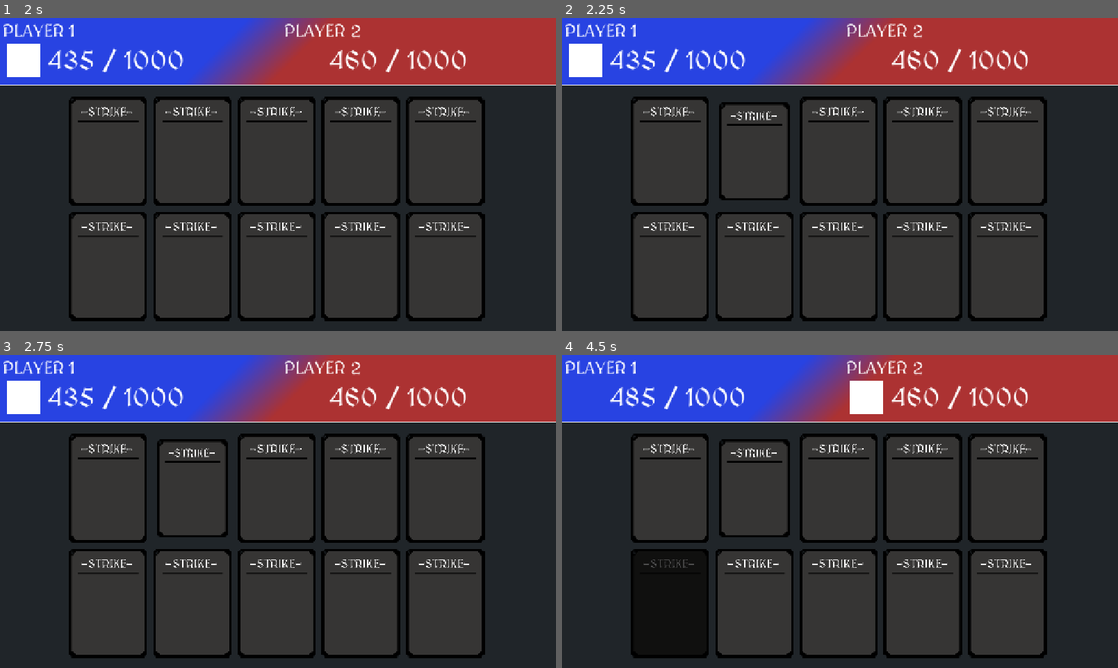
Above: before the commit, frames 1-4 (two rows, left to right).
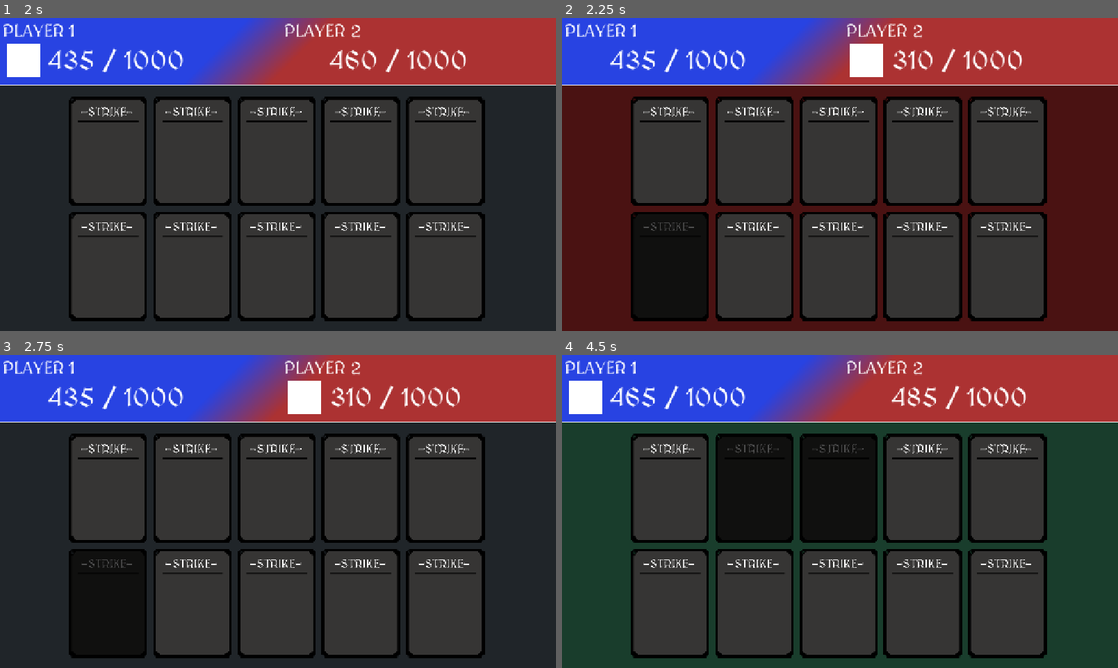
Above: after the commit, the same moments.

Repository: d3V-E/PVP
Game: Godot game, scene res://scenes/main_game.tscn
The game is run twice, just before and just after one commit, with the same random seed, the same clock (stepped at 60 frames per second) and the same inputs.
Inputs (mouse positions are in pixels of both pictures, inside the frame that each line leads up to):
- Up to frame 1 (2 s): click (105, 152) at 0.5 s; click (105, 265) at 1.25 s
- Up to frame 2 (2.25 s): click (756, 152) at 2 s
- Up to frame 3 (2.75 s): no input
- Up to frame 4 (4.5 s): click (756, 602) at 2.75 s; click (840, 489) at 3.5 s; click (840, 602) at 4.25 s

Frame 1 is identical in both runs. In frame 2, 37% of the frame differs, in the area x 0-100%, y 8-100%; in frame 3, 7.7%; in frame 4, 15%.
Error before the commit: Invalid type in function 'tween_property' in base 'Tween'. Cannot convert argument 1 from int to Object. (res://scripts/main_game.gd:234)

Commit message:
Update 5

Diff:
--- a/scenes/main_game.tscn
+++ b/scenes/main_game.tscn
@@ -168,4 +168,8 @@
 [connection signal="button_up" from="Main Canvas/Meteor" to="." method="_on_meteor_button_up"]
 [connection signal="button_down" from="Main Canvas/Quick Heal" to="." method="_on_quick_heal_button_down"]
 [connection signal="button_up" from="Main Canvas/Quick Heal" to="." method="_on_quick_heal_button_up"]
+[connection signal="button_down" from="Main Canvas/Clean" to="." method="_on_clean_button_down"]
+[connection signal="button_up" from="Main Canvas/Clean" to="." method="_on_clean_button_up"]
+[connection signal="button_down" from="Main Canvas/Light" to="." method="_on_light_button_down"]
+[connection signal="button_up" from="Main Canvas/Light" to="." method="_on_light_button_up"]
 [connection signal="timeout" from="Main Canvas/AutoUpdate" to="." method="_on_auto_update_timeout"]
--- a/scripts/main_game.gd
+++ b/scripts/main_game.gd
@@ -42,6 +42,17 @@
 var meteorp2 = 0
 
 var quickhealc = 50
+
+var cleanp1 = 0
+var cleanp2 = 0
+var passivedmgp1 = false
+var passivedmgp2 = false
+var cleanheal = 30
+
+var lightheal = 125
+var lightcp1 = 0
+var lightcp2 = 0
+
 
 func _ready():
 	healbackground.visible = false
@@ -58,6 +69,8 @@
 	sheild.pivot_offset = sheild.size / 2
 	vampire.self_modulate = Color(1.0 , 1.0 , 1.0 , 1.0)
 	meteor.self_modulate = Color(1.0 ,1.0 , 1.0 , 1.0)
+	clean.self_modulate = Color(1.0 , 1.0 , 1.0 , 1.0)
+	light.self_modulate = Color(1.0 , 1.0 , 1.0 , 1.0)
 	update_ui()
 	p1ht.text = str(player1h) + " / " + str(player1max)
 	p2ht.text = str(player2h) + " / " + str(player2max)
@@ -125,6 +138,16 @@
 		else:
 			meteor.self_modulate = Color(1.0 , 1.0 , 1.0 , 1.0)
 
+		if cleanp1 > 0:
+			clean.self_modulate = Color(0.3 , 0.3 , 0.3 , 1.0)
+		else:
+			clean.self_modulate = Color(1.0 , 1.0 , 1.0 , 1.0)
+
+		if lightcp1 > 0:
+			light.self_modulate = Color(0.3 , 0.3 , 0.3 , 1.0)
+		else:
+			light.self_modulate = Color(1.0 , 1.0 , 1.0 , 1.0)
+
 
 	elif turn == "PLAYER2":
 		pointerp1.visible = false
@@ -139,6 +162,16 @@
 		else:
 			meteor.self_modulate = Color(1.0 , 1.0 , 1.0 , 1.0 )
 
+		if cleanp2 > 0:
+			clean.self_modulate = Color(0.3 , 0.3 , 0.3 , 1.0)
+		else:
+			clean.self_modulate = Color(1.0 , 1.0 , 1.0 , 1.0)
+
+		if lightcp2 > 0:
+			light.self_modulate = Color(0.3 , 0.3 , 0.3 , 1.0)
+		else:
+			light.self_modulate = Color(1.0 , 1.0 , 1.0 , 1.0)
+
 
 
 
@@ -199,12 +232,18 @@
 
 		if meteorp1 > 0:
 			meteorp1 -= 1
+
+		if cleanp1 > 0:
+			cleanp1 -= 1
 	elif turn == "PLAYER2":
 		if vampirep2 > 0:
 			vampirep2 -= 1
 
-		if meteorp2 > 0 :
+		if meteorp2 > 0:
 			meteorp2 -= 1
+
+		if cleanp2 > 0:
+			cleanp2 -= 1
 
 
 
@@ -231,7 +270,7 @@
 func _on_meteor_button_up():
 	if turn == "PLAYER1" and meteorp1 == 0:
 		var tween = get_tree().create_tween()
-		tween.tween_property(meteorp2 , "scale" , Vector2(1 ,1) , .1)
+		tween.tween_property(meteor , "scale" , Vector2(1 ,1) , .1)
 		player2h -= meteordmg
 		meteorp1 = 4
 		turncooldown()
@@ -244,7 +283,7 @@
 		var tween = get_tree().create_tween()
 		tween.tween_property(meteor , "scale" , Vector2(1 ,1) ,.1)
 		player1h -= meteordmg
-		meteorp2 = 2
+		meteorp2 = 4
 		turncooldown()
 		turn = "PLAYER1"
 		update_ui()
@@ -278,3 +317,82 @@
 		turncooldown()
 		turn = "PLAYER1"
 		update_ui()
+
+
+
+
+
+
+
+
+func _on_clean_button_down():
+	if turn == "PLAYER1" and cleanp1 == 0:
+		var tween = get_tree().create_tween()
+		tween.tween_property(clean , "scale" , Vector2(.9 ,.9) , .1)
+	if turn == "PLAYER2" and cleanp2 == 0:
+		var tween = get_tree().create_tween()
+		tween.tween_property(clean , "scale" , Vector2(.9 ,.9) ,.1)
+
+
+
+
+func _on_clean_button_up():
+	if turn == "PLAYER1" and cleanp1 == 0:
+		var tween = get_tree().create_tween()
+		tween.tween_property(clean , "scale" , Vector2(1 ,1) , .1)
+		player1h += cleanheal
+		cleanp1 = 2
+		turncooldown()
+		turn = "PLAYER2"
+		update_ui()
+		healanim()
+
+
+
+
+	elif turn == "PLAYER2" and cleanp2 == 0:
+		var tween = get_tree().create_tween()
+		tween.tween_property(clean , "scale" , Vector2(1 ,1) ,.1)
+		player2h += cleanheal
+		cleanp2 = 2
+		turncooldown()
+		turn = "PLAYER1"
+		update_ui()
+		healanim()
+
+
+
+
+
+
+func _on_light_button_down():
+	if turn == "PLAYER1" and lightcp1 == 0:
+		var tween = get_tree().create_tween()
+		tween.tween_property(light , "scale" , Vector2(.9 ,.9) , .1)
+	if turn == "PLAYER2" and lightcp2 == 0:
+		var tween = get_tree().create_tween()
+		tween.tween_property(light , "scale" , Vector2(.9 ,.9) ,.1)
+
+
+
+
+func _on_light_button_up():
+	if turn == "PLAYER1" and lightcp1 == 0:
+		var tween = get_tree().create_tween()
+		tween.tween_property(light , "scale" , Vector2(1 ,1) , .1)
+		player1h += lightheal
+		lightcp1 = 3
+		turncooldown()
+		turn = "PLAYER2"
+		update_ui()
+		healanim()
+
+	elif turn == "PLAYER2" and lightcp2 == 0:
+		var tween = get_tree().create_tween()
+		tween.tween_property(light , "scale" , Vector2(1 ,1) ,.1)
+		player2h += lightheal
+		lightcp2 = 3
+		turncooldown()
+		turn = "PLAYER1"
+		update_ui()
+		healanim()
